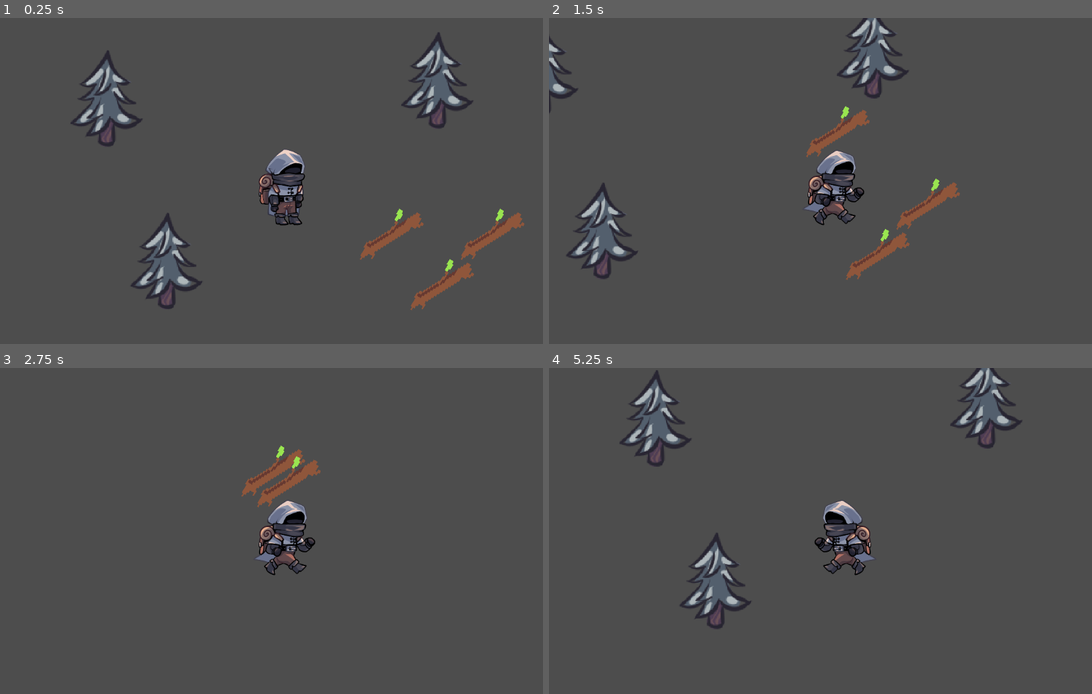
Above: before the commit, frames 1-4 (two rows, left to right).
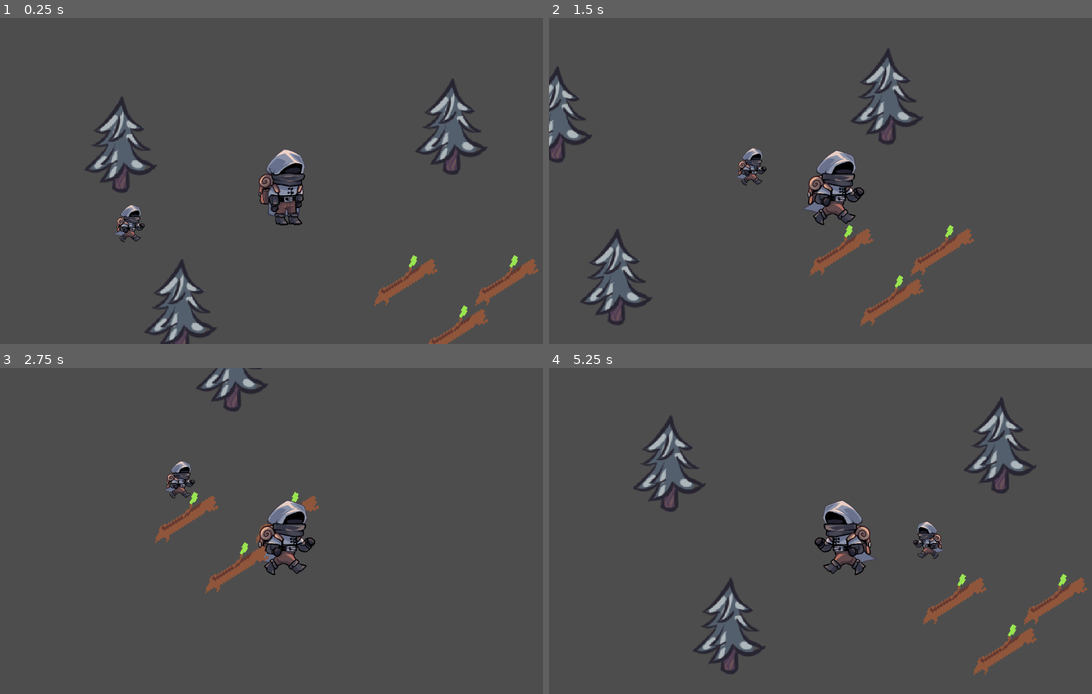
Above: after the commit, the same moments.

Repository: frozen-valley/frozen-valley
Game: Godot game, scene res://scenes/World.tscn
Two runs of this game, one before a commit and one after it. Both use one fixed random seed, a clock stepped at 60 frames per second and the inputs below.
Inputs:
- Up to frame 1 (0.25 s): no input
- Up to frame 2 (1.5 s): hold Right (ui_right) 0.53-1.28 s; tap F (interact) at 0.6, 1.35 s; hold Down (ui_down) from 1.28 s (still down)
- Up to frame 3 (2.75 s): release Down (ui_down) at 2.03 s; hold Right (ui_right) from 2.03 s (still down); tap F (interact) at 2.1 s
- Up to frame 4 (5.25 s): release Right (ui_right) at 2.78 s; hold Up (ui_up) 2.78-3.53 s; tap F (interact) every 0.75 s from 2.85 to 5.1 s; hold Left (ui_left) 3.53-5.03 s; hold Down (ui_down) from 5.03 s (still down)

The runs differ from the first frame. In frame 1, 10% of the frame differs, in the area x 12-100%, y 4-100%; in frame 2, 9.1%; in frame 3, 3.1%; in frame 4, 9.0%.

Commit message:
add partner
add partner follow functionality

Diff:
--- /dev/null
+++ b/pageflip.gdshader
@@ -0,0 +1,65 @@
+// based on https://www.shadertoy.com/view/WdKSzD
+
+shader_type canvas_item;
+
+uniform float time;
+uniform bool flip_left;
+uniform float flip_duration;
+uniform float cylinder_ratio;
+uniform vec2 cylinder_direction;
+uniform vec2 rect;
+uniform sampler2D current_page;
+uniform sampler2D next_page;
+
+void fragment() {
+	if (time > flip_duration) {
+		COLOR = texture(next_page, UV);
+	} else {
+		vec2 pt = UV * rect;
+		float R = cylinder_ratio * rect.x; 				// cylinder radius
+		float s = 1.5 * rect.x / flip_duration; 		// speed (1.5 width to be sure to leave the page)
+		float da = fract(time / flip_duration);			// animation fraction
+		vec2 u = normalize(cylinder_direction);			// cylinder direction
+		vec2 o = vec2(da * flip_duration * s, 0.0);		// cylinder position
+		if (flip_left) o.x = rect.x - o.x;
+		float d = dot(pt - o, u);						// distance to cylinder
+		vec2 h = pt - u * d;							// projection
+		bool neg = d < 0.0;								// left of the cylinder
+		if (flip_left) neg = !neg;
+		bool onCylinder = abs(d) < R;					// is on cylinder
+		vec4 color;
+		if (!onCylinder) {
+			if (neg) {
+				//color = vec4(1,1,0,1);
+				color = mix(0.1, 1.0, da) * texture(next_page, UV);		// next page
+			} else {
+				//color = vec4(1,0,0,1);
+				color = texture(current_page, UV);						// current page
+			}
+		} else {
+			float pi = flip_left ? -3.141592653 : 3.141592653;
+			float angle = asin(d / R);
+			float a0 = pi + angle;
+			float a = neg ? -angle : (pi + angle);
+			float l = R * a;											// length of arc
+			vec2 p = h - u * l;											// unwrapped point from cylinder to plane
+			bool outside = any(lessThan(p, vec2(0.0))) || any(greaterThan(p, rect));
+			bool next = outside && (flip_left ? (pt.x > o.x) : (pt.x < o.x));
+			if (next) {
+				//color = vec4(0,1,1,1);
+				color = mix(0.1, 1.0, da) * texture(next_page, UV);			// next page
+			} else {
+				//color = (outside ? vec4(1.0,0.5,0.0,1) : vec4(00,0,1,1));
+				color = texture(current_page, (outside ? UV : p / rect));	// front and curved front
+			}
+			l = R * a0;													// length of arc
+			p = h - u * l;												// unwrapped point from cylinder to plane
+			outside = any(lessThan(p, vec2(0.0))) || any(greaterThan(p, rect));
+			if (!outside) {
+				//color = vec4(0,1,0,1);
+				color = texture(current_page, p / rect);				// curved back
+			}
+		}
+		COLOR = color;
+	}
+}
--- a/scenes/World.tscn
+++ b/scenes/World.tscn
@@ -1,9 +1,15 @@
-[gd_scene load_steps=5 format=3 uid="uid://d4cq7vev1xowi"]
+[gd_scene load_steps=8 format=3 uid="uid://d4cq7vev1xowi"]
 
 [ext_resource type="PackedScene" uid="uid://b5qs07i1uh2um" path="res://scenes/item.tscn" id="1_ybk0r"]
 [ext_resource type="PackedScene" uid="uid://de52svsa7v0in" path="res://scenes/player.tscn" id="2_rl5vm"]
 [ext_resource type="PackedScene" uid="uid://drsrtqvvlldm4" path="res://scenes/tree.tscn" id="3_6e2c5"]
 [ext_resource type="PackedScene" uid="uid://bcv6o4gblvict" path="res://inventory/inv_scenes/inventory_ui.tscn" id="4_h1r4w"]
+[ext_resource type="PackedScene" uid="uid://cxjtf42fqpgp5" path="res://scenes/partner.tscn" id="5_lvg3v"]
+
+[sub_resource type="GDScript" id="GDScript_rmmgg"]
+
+[sub_resource type="CircleShape2D" id="CircleShape2D_u51xs"]
+radius = 67.5019
 
 [node name="World" type="Node2D"]
 y_sort_enabled = true
@@ -18,9 +24,21 @@
 position = Vector2(400, 300)
 
 [node name="Player" parent="." instance=ExtResource("2_rl5vm")]
-position = Vector2(96, 96)
+position = Vector2(68, 4)
+collision_layer = 4
 
 [node name="Camera2D" type="Camera2D" parent="Player"]
+
+[node name="Area2D2" type="Area2D" parent="Player"]
+collision_mask = 2
+script = SubResource("GDScript_rmmgg")
+
+[node name="CollisionShape2D" type="CollisionShape2D" parent="Player/Area2D2"]
+position = Vector2(-3.5, 6)
+shape = SubResource("CircleShape2D_u51xs")
+
+[node name="Partner" parent="." instance=ExtResource("5_lvg3v")]
+position = Vector2(-318, 100)
 
 [node name="StaticBody2D" parent="." instance=ExtResource("3_6e2c5")]
 position = Vector2(387, -30)
@@ -39,3 +57,6 @@
 offset_right = 735.0
 offset_bottom = 543.0
 scale = Vector2(5, 5)
+
+[connection signal="body_entered" from="Player/Area2D2" to="Partner" method="_on_area_2d_2_body_entered"]
+[connection signal="body_exited" from="Player/Area2D2" to="Partner" method="_on_area_2d_2_body_exited"]
--- /dev/null
+++ b/scenes/partner.tscn
@@ -0,0 +1,54 @@
+[gd_scene load_steps=6 format=3 uid="uid://cxjtf42fqpgp5"]
+
+[ext_resource type="Script" path="res://scripts/partner.gd" id="1_g38vx"]
+[ext_resource type="Texture2D" uid="uid://bvx32qqrtbh7o" path="res://sprites/player.png" id="2_qirb1"]
+[ext_resource type="Texture2D" uid="uid://ql31cdmw5w62" path="res://sprites/player_walk.png" id="3_46msi"]
+
+[sub_resource type="SpriteFrames" id="SpriteFrames_tys6c"]
+animations = [{
+"frames": [{
+"duration": 1.0,
+"texture": ExtResource("2_qirb1")
+}],
+"loop": true,
+"name": &"idle",
+"speed": 5.0
+}, {
+"frames": [{
+"duration": 1.0,
+"texture": ExtResource("3_46msi")
+}],
+"loop": true,
+"name": &"walk",
+"speed": 5.0
+}]
+
+[sub_resource type="CapsuleShape2D" id="CapsuleShape2D_r82vx"]
+radius = 8.0
+height = 26.0
+
+[node name="Partner" type="CharacterBody2D"]
+position = Vector2(-45.5, 11.5)
+collision_layer = 2
+script = ExtResource("1_g38vx")
+
+[node name="AnimatedSprite2D" type="AnimatedSprite2D" parent="."]
+scale = Vector2(0.2, 0.2)
+sprite_frames = SubResource("SpriteFrames_tys6c")
+animation = &"idle"
+
+[node name="CollisionShape2D" type="CollisionShape2D" parent="."]
+position = Vector2(-3.5, 9)
+shape = SubResource("CapsuleShape2D_r82vx")
+
+[node name="TimerForWalking" type="Timer" parent="."]
+process_callback = 0
+wait_time = 0.5
+one_shot = true
+
+[node name="TimerAssist" type="Timer" parent="."]
+wait_time = 0.1
+one_shot = true
+
+[connection signal="timeout" from="TimerForWalking" to="." method="_on_timer_timeout"]
+[connection signal="timeout" from="TimerAssist" to="." method="_on_timer_assist_timeout"]
--- a/scenes/player.tscn
+++ b/scenes/player.tscn
@@ -28,7 +28,7 @@
 radius = 12.5
 height = 45.0
 
-[node name="Player" type="CharacterBody2D"]
+[node name="Player" type="CharacterBody2D" groups=["player"]]
 scale = Vector2(2, 2)
 script = ExtResource("1_yisvx")
 inventory = ExtResource("2_5ve6o")
--- /dev/null
+++ b/scripts/partner.gd
@@ -0,0 +1,49 @@
+extends CharacterBody2D
+
+const SPEED = 300.0
+var default_scale_x: float = scale.x
+var move_x: float = 0
+var direction_x: int = 1
+
+var runToPlayer = true
+var isInside = false
+
+@onready var player = get_node("/root/World/Player")
+@onready var animated_sprite = $AnimatedSprite2D
+
+func _physics_process(delta):
+
+	if (runToPlayer):
+		var direction = global_position.direction_to(player.global_position)
+		velocity = direction * SPEED
+
+	move_x = Input.get_axis("ui_left", "ui_right")
+
+		# Flip based on X direction
+	if move_x != 0 && direction_x != sign(move_x):
+		direction_x *= -1
+		scale.x = default_scale_x * -1
+
+	if velocity != Vector2(0,0):
+		animated_sprite.play("walk")
+	else:
+		animated_sprite.play("idle")
+
+	move_and_slide()
+
+
+func _on_area_2d_2_body_entered(body):
+	$TimerAssist.start()
+	runToPlayer = false
+	isInside = true
+
+func _on_area_2d_2_body_exited(body):
+	isInside = false
+	$TimerForWalking.start()
+
+func _on_timer_timeout():
+	if (!isInside):
+		runToPlayer = true;
+
+func _on_timer_assist_timeout():
+	velocity = Vector2(0, 0)
